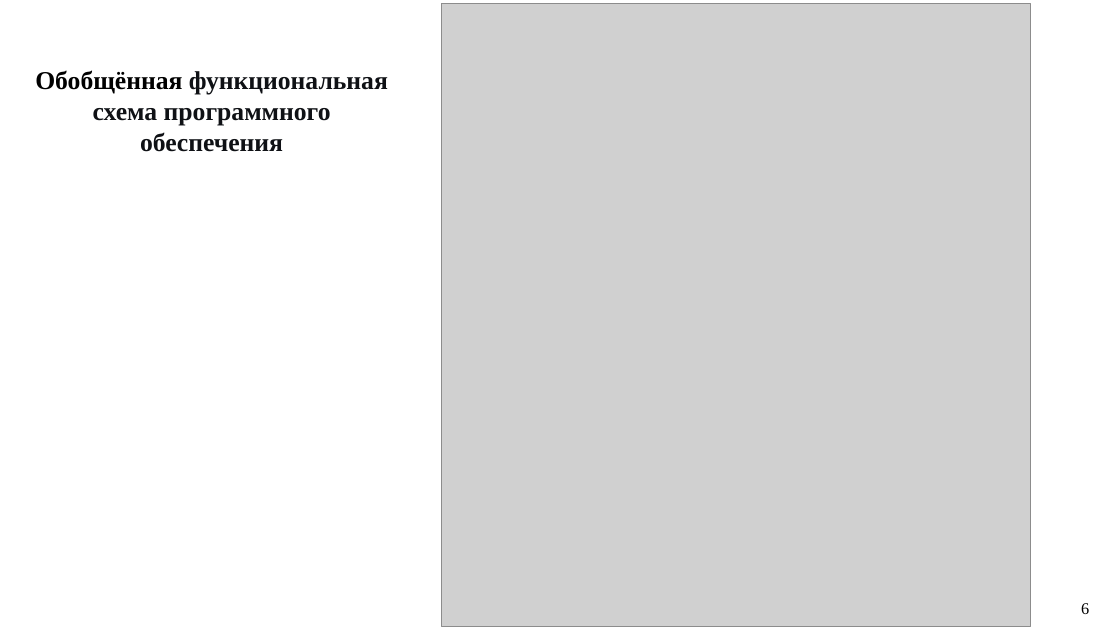
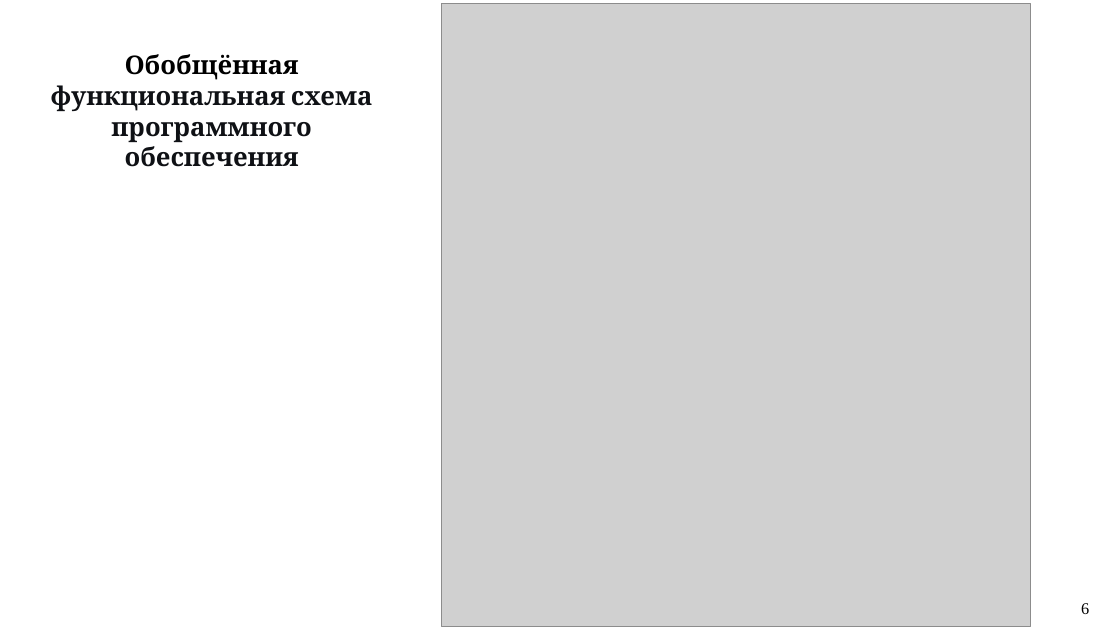
Before and after one commit to PatheticOTD/drone_detection, a slide deck: slide 6 of Drone_detection_VKR_v3.pptx. Drawn at 1120x630 pixels with LibreOffice and Linux fonts; fonts in the diff are those of the drawing; grey boxes stand for pictures. Boxes give left, top, right and bottom in pixels: in the first picture for what was removed or moved away, otherwise in the second. Text is boxed around its words. In the diff, an @@ line names an element or a change of style, - is before the commit and + after.

```diff
--- a/Drone_detection_VKR_v3.pptx
+++ b/Drone_detection_VKR_v3.pptx
@@ text "Обобщённая функциональная схема программного обеспечения" at (x1=50, y1=54, x2=373, y2=167): font Times New Roman to Cambria @@
```
Also in this commit, not shown: 12 other slides changed, 1 slide added, 1 other file.
